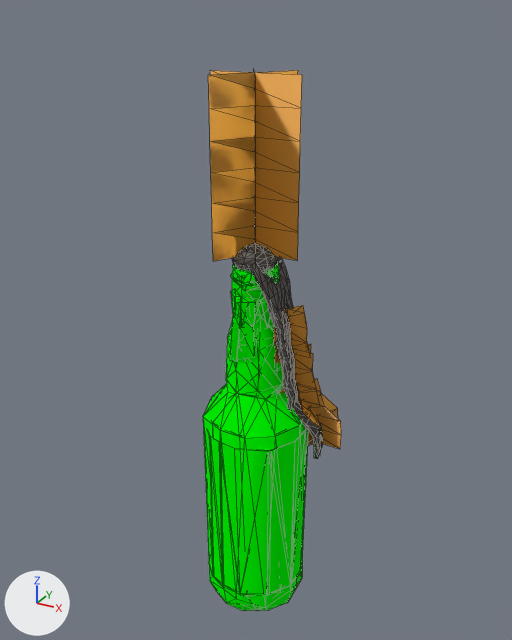
An edit to the Blender file asset-pipeline/out/molotov_bottle.blend, drawn before and after from the same camera.
One viewpoint serves both versions: a 50 mm camera at (0.201, -0.364, 0.269) aimed at (-0.003, 0.007, 0.084). Every picture has the same lights, and +X, +Y and +Z are marked at lower left. The first picture is the older version. Mesh edges are drawn as thin lines.

The first picture shows 'SK_MolotovBottle'.
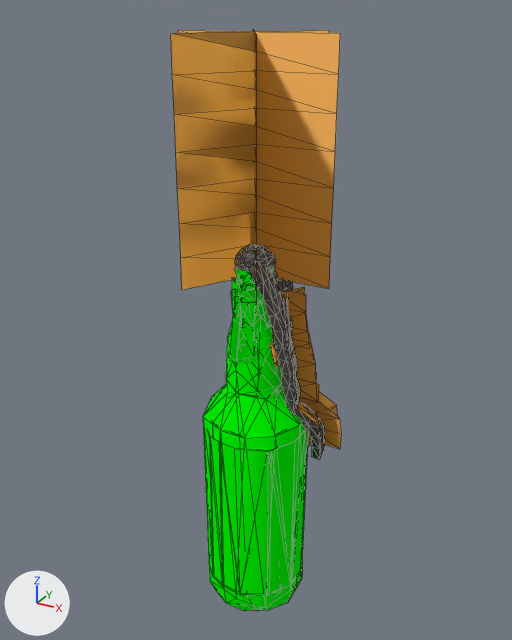
The edits, one by one:
me_sk_molotovbottle is used by ob_sk_molotovbottle; location (0.0, 0.0, 0.0).
me_sk_molotovbottle had 964 vertices, 1288 faces and spanned x -0.035..0.054, y -0.035..0.04, z -0.129..0.236.
me_sk_molotovbottle now has 970 vertices, 1294 faces and spans x -0.05..0.054, y -0.043..0.043, z -0.129..0.257.
me_sk_molotovbottle part 1: 277 vertices moved from x -0.029..0.046, y -0.025..0.038, z -0.013..0.236 to x -0.05..0.054, y -0.043..0.043, z -0.013..0.237; 47 vertices removed from x -0.015..0.054, y -0.025..0.026, z 0.004..0.236; 45 vertices added at x -0.05..0.054, y -0.043..0.043, z 0.005..0.257.
Other edits to the shape of me_sk_molotovbottle do not show in these pictures.

Boxes [x1, y1, x2, y2] around the edits, measured in the pictures (512 x 640 px; the box of a moved part takes in the faces that stretch with it):
'SK_MolotovBottle', reshaped (23% wider, 7% taller): before [203, 70, 341, 611]; after [171, 30, 341, 611]
part 1 of me_sk_molotovbottle, moved or reshaped: before [210, 70, 341, 459]; after [171, 30, 341, 459]
